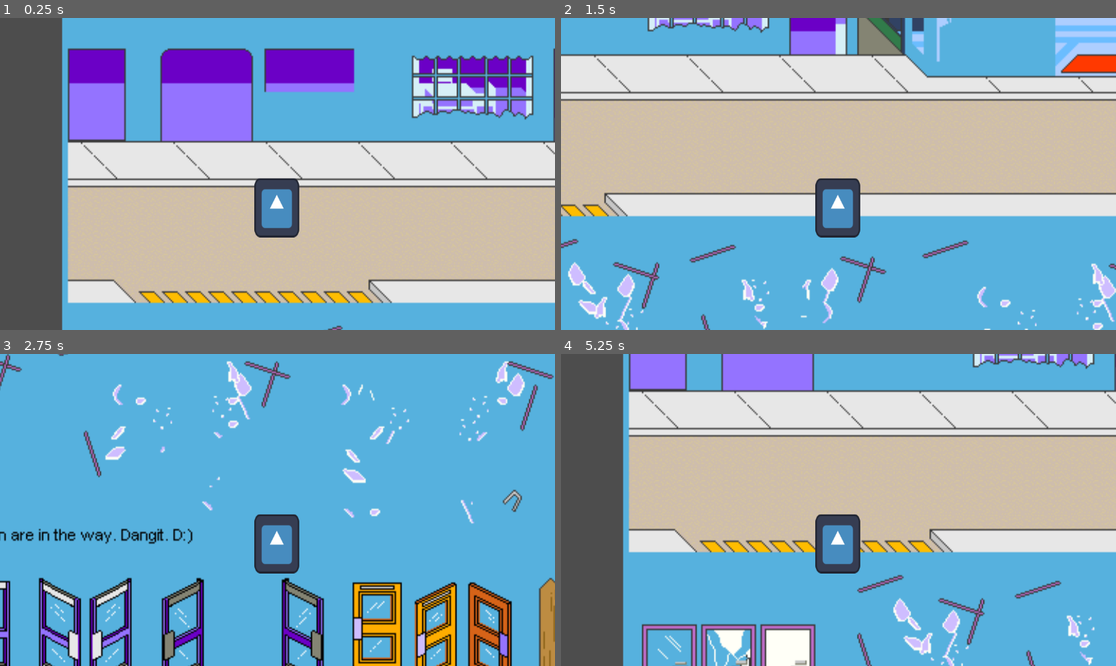
Above: before the commit, frames 1-4 (two rows, left to right).
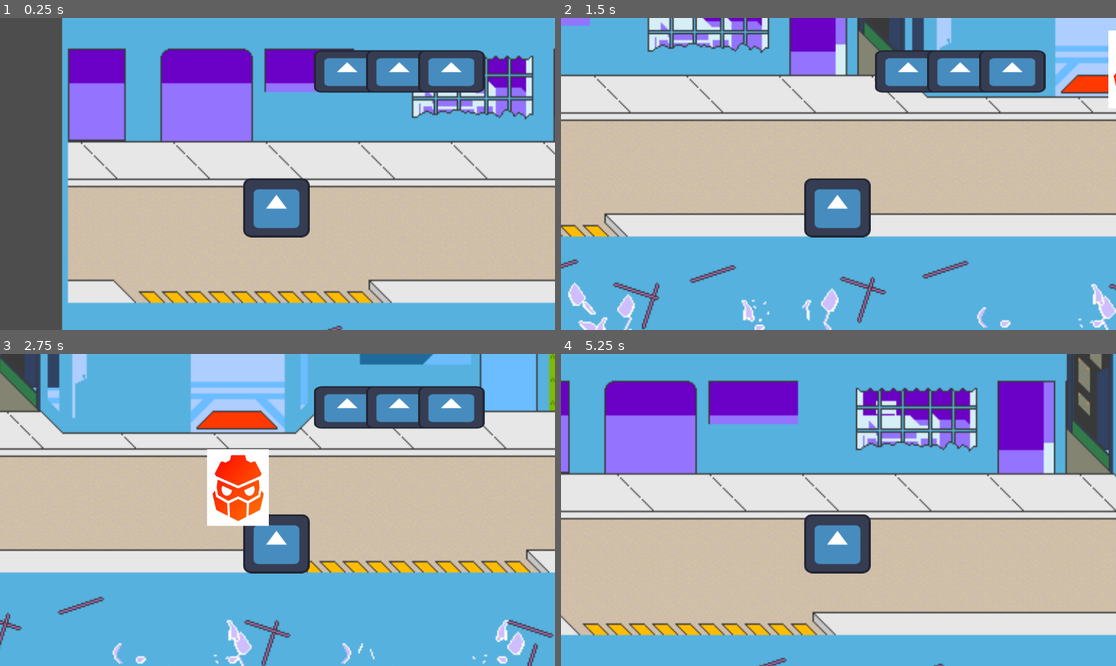
Above: after the commit, the same moments.

Repository: Franco-Pedrazzi/Chuche-proyect
Game: Godot game, scene res://mundos/mundo guiso/nivel_0.tscn
Same seed, same stepped clock (60 frames per second), same inputs: the game is played once before the commit and once after it. The project has no main scene, so this scene is started directly. The engine's default icon, where the game draws it, is replaced by a stand-in: a white triangle on a blue panel in a dark square.
Inputs:
- Up to frame 1 (0.25 s): no input
- Up to frame 2 (1.5 s): tap Enter at 0.5 s; hold Right (right) 0.53-1.28 s; hold Down (down) from 1.28 s (still down)
- Up to frame 3 (2.75 s): release Down (down) at 2.03 s; hold Right (right) from 2.03 s (still down)
- Up to frame 4 (5.25 s): release Right (right) at 2.78 s; hold Up (up) 2.78-3.53 s; hold Left (left) 3.53-5.03 s; hold Down (down) from 5.03 s (still down)

The runs differ from the first frame. In frame 1, 5.3% of the frame differs, in the area x 43-88%, y 10-71%; in frame 2, 40%; in frame 3, 72%; in frame 4, 83%, in the area x 0-100%, y 0-100%.

Commit message:
primera forma de daño y de implementacion de vida

Diff:
--- a/chuche-proyect--/evilNPC.gd
+++ b/chuche-proyect--/evilNPC.gd
@@ -1,6 +1,9 @@
 extends CharacterBody2D
+@export var type="daño"
 var jugador=null
+var jugadorAux=null
 var SPEED=2.5
+@onready var animations=$AnimationPlayer
 var move=Vector2.ZERO
 func _physics_process(delta: float) -> void:
 	if jugador!=null:
@@ -17,3 +20,16 @@
 func _on_area_2d_body_entered(body: Node2D) -> void:
 	if body!=self:
 		jugador=body
+		jugadorAux=body
+		animations.play("caminar")
+
+
+func _on_area_2d_2_body_entered(body):
+	animations.play("pegar")
+	velocity.y = move_toward(velocity.y, 0, SPEED)
+	velocity.x = move_toward(velocity.x, 0, SPEED)
+	jugador=null
+	await get_tree().create_timer(0.2).timeout
+	animations.play("default")
+	await get_tree().create_timer(0.05).timeout
+	jugador=jugadorAux
--- a/chuche-proyect--/mundos/mundo guiso/nivel_0.tscn
+++ b/chuche-proyect--/mundos/mundo guiso/nivel_0.tscn
@@ -1,8 +1,11 @@
-[gd_scene load_steps=4 format=3 uid="uid://3t484pnhsnsy"]
+[gd_scene load_steps=5 format=3 uid="uid://3t484pnhsnsy"]
 
 [ext_resource type="Texture2D" uid="uid://dnjekoa24v2cs" path="res://sprites/mundo 0/5.png" id="1_qrxap"]
 [ext_resource type="PackedScene" uid="uid://cpri1ktmj56ec" path="res://objetos/personajes/mateo.tscn" id="2_gxecd"]
 [ext_resource type="PackedScene" uid="uid://rk6tkiihhapc" path="res://objetos/personajes/evilGodottscn.tscn" id="3_gxecd"]
+
+[sub_resource type="RectangleShape2D" id="RectangleShape2D_qnqe0"]
+size = Vector2(1250.15, 3.19486)
 
 [node name="Nivel 0" type="Node2D"]
 
@@ -10,9 +13,25 @@
 position = Vector2(699, 281)
 texture = ExtResource("1_qrxap")
 
+[node name="6" type="Sprite2D" parent="."]
+position = Vector2(699, 281)
+texture = ExtResource("1_qrxap")
+
 [node name="Mateo" parent="." instance=ExtResource("2_gxecd")]
 position = Vector2(12, 333)
-scale = Vector2(0.24, 0.320002)
+scale = Vector2(0.360002, 0.320002)
 
 [node name="EvilGodot" parent="." instance=ExtResource("3_gxecd")]
 position = Vector2(535, 338)
+
+[node name="StaticBody2D" type="StaticBody2D" parent="."]
+
+[node name="CollisionShape2D" type="CollisionShape2D" parent="StaticBody2D"]
+position = Vector2(492.584, 239)
+scale = Vector2(1.00562, 25.3532)
+shape = SubResource("RectangleShape2D_qnqe0")
+
+[node name="CollisionShape2D2" type="CollisionShape2D" parent="StaticBody2D"]
+position = Vector2(490, 439.5)
+scale = Vector2(1.00562, 25.3532)
+shape = SubResource("RectangleShape2D_qnqe0")
--- a/chuche-proyect--/objetos/personajes/codigo/mateo.gd
+++ b/chuche-proyect--/objetos/personajes/codigo/mateo.gd
@@ -1,19 +1,33 @@
 extends CharacterBody2D
-
+@export var lives=3
 var SPEED=300
-
+var notStop=true
 func _physics_process(delta):
 
 	var directionX := Input.get_axis("left", "right")
-	if directionX:
+	if directionX and notStop:
 		velocity.x = directionX * SPEED
-	else:
+	elif notStop:
 		velocity.x = move_toward(velocity.x, 0, SPEED)
 
 	var directionY := Input.get_axis("up", "down")
-	if directionY:
+	if directionY and notStop:
 		velocity.y = directionY* SPEED
-	else:
+	elif notStop:
 		velocity.y = move_toward(velocity.y, 0, SPEED)
 
 	move_and_slide()
+
+
+func _on_area_2d_body_entered(body):
+	if "type" in body:
+		if body.type=="daño":
+			lives-=1
+			print(lives)
+		var direccion=body.position-position
+		direccion.x/=abs(direccion.x)
+		direccion.y/=abs(direccion.y)
+		velocity= Vector2i(direccion.x * 180*-1,direccion.y* 180*-1)
+		notStop=false
+		await get_tree().create_timer(0.25).timeout
+		notStop=true
--- a/chuche-proyect--/objetos/personajes/evilGodottscn.tscn
+++ b/chuche-proyect--/objetos/personajes/evilGodottscn.tscn
@@ -1,32 +1,101 @@
-[gd_scene load_steps=5 format=3 uid="uid://rk6tkiihhapc"]
+[gd_scene load_steps=10 format=3 uid="uid://rk6tkiihhapc"]
 
-[ext_resource type="Script" uid="uid://tu8h1mkwyruk" path="res://evilNPC.gd" id="1_i2cga"]
+[ext_resource type="Script" path="res://evilNPC.gd" id="1_i2cga"]
 [ext_resource type="Texture2D" uid="uid://b71st307vtk1v" path="res://sprites/characters/mundo 0/evil godot.jpeg" id="2_rbien"]
+
+[sub_resource type="Animation" id="Animation_8mdte"]
+resource_name = "caminar"
+loop_mode = 1
+tracks/0/type = "value"
+tracks/0/imported = false
+tracks/0/enabled = true
+tracks/0/path = NodePath("../../EvilGodot:scale")
+tracks/0/interp = 1
+tracks/0/loop_wrap = true
+tracks/0/keys = {
+"times": PackedFloat32Array(0, 0.5, 1),
+"transitions": PackedFloat32Array(1, 1, 1),
+"update": 0,
+"values": [Vector2(0.189078, 0.208987), Vector2(0.189078, 0.240098), Vector2(0.189078, 0.208987)]
+}
+
+[sub_resource type="Animation" id="Animation_iyvs0"]
+resource_name = "default"
+tracks/0/type = "value"
+tracks/0/imported = false
+tracks/0/enabled = true
+tracks/0/path = NodePath("../../EvilGodot:scale")
+tracks/0/interp = 1
+tracks/0/loop_wrap = true
+tracks/0/keys = {
+"times": PackedFloat32Array(0),
+"transitions": PackedFloat32Array(1),
+"update": 0,
+"values": [Vector2(0.189078, 0.240196)]
+}
+
+[sub_resource type="Animation" id="Animation_rjjjd"]
+resource_name = "pegar"
+length = 0.4
+loop_mode = 1
+tracks/0/type = "value"
+tracks/0/imported = false
+tracks/0/enabled = true
+tracks/0/path = NodePath("../../EvilGodot:scale")
+tracks/0/interp = 1
+tracks/0/loop_wrap = true
+tracks/0/keys = {
+"times": PackedFloat32Array(0, 0.4),
+"transitions": PackedFloat32Array(1, 1),
+"update": 0,
+"values": [Vector2(0.189078, 0.208987), Vector2(0.286253, 0.155556)]
+}
+
+[sub_resource type="AnimationLibrary" id="AnimationLibrary_psosv"]
+_data = {
+"caminar": SubResource("Animation_8mdte"),
+"default": SubResource("Animation_iyvs0"),
+"pegar": SubResource("Animation_rjjjd")
+}
 
 [sub_resource type="RectangleShape2D" id="RectangleShape2D_u5x76"]
 size = Vector2(28, 27)
 
 [sub_resource type="CircleShape2D" id="CircleShape2D_gm2mo"]
 
+[sub_resource type="RectangleShape2D" id="RectangleShape2D_oosj2"]
+size = Vector2(47, 46)
+
 [node name="EvilGodot" type="CharacterBody2D"]
 script = ExtResource("1_i2cga")
 
+[node name="AnimationPlayer" type="AnimationPlayer" parent="."]
+root_node = NodePath("../Area2D2/CollisionShape2D2")
+libraries = {
+"": SubResource("AnimationLibrary_psosv")
+}
+
 [node name="EvilGodot" type="Sprite2D" parent="."]
-position = Vector2(-1.19209e-07, 0)
-scale = Vector2(0.191489, 0.240196)
+position = Vector2(0, 4.54747e-13)
+scale = Vector2(0.189078, 0.208987)
 texture = ExtResource("2_rbien")
 
 [node name="CollisionShape2D" type="CollisionShape2D" parent="."]
-visible = false
-position = Vector2(0, 13.5)
+position = Vector2(0, 10)
 shape = SubResource("RectangleShape2D_u5x76")
 
 [node name="Area2D" type="Area2D" parent="."]
+scale = Vector2(1, 0.760001)
 
 [node name="CollisionShape2D" type="CollisionShape2D" parent="Area2D"]
-visible = false
 position = Vector2(0, 1)
 scale = Vector2(-16.3302, -20.5218)
 shape = SubResource("CircleShape2D_gm2mo")
 
+[node name="Area2D2" type="Area2D" parent="."]
+
+[node name="CollisionShape2D2" type="CollisionShape2D" parent="Area2D2"]
+shape = SubResource("RectangleShape2D_oosj2")
+
 [connection signal="body_entered" from="Area2D" to="." method="_on_area_2d_body_entered"]
+[connection signal="body_entered" from="Area2D2" to="." method="_on_area_2d_2_body_entered"]
--- a/chuche-proyect--/objetos/personajes/mateo.tscn
+++ b/chuche-proyect--/objetos/personajes/mateo.tscn
@@ -1,10 +1,11 @@
-[gd_scene load_steps=4 format=3 uid="uid://cpri1ktmj56ec"]
+[gd_scene load_steps=5 format=3 uid="uid://cpri1ktmj56ec"]
 
-[ext_resource type="Script" uid="uid://peelch2cdapf" path="res://objetos/personajes/codigo/mateo.gd" id="1_s4shh"]
+[ext_resource type="Script" path="res://objetos/personajes/codigo/mateo.gd" id="1_s4shh"]
 [ext_resource type="Texture2D" uid="uid://bwyb7hv4e7ukv" path="res://icon.svg" id="2_d5vvr"]
+[ext_resource type="Script" path="res://objetos/personajes/vidas.gd" id="3_jjldi"]
 
 [sub_resource type="RectangleShape2D" id="RectangleShape2D_iywkl"]
-size = Vector2(0, 0)
+size = Vector2(66.6667, 50.5163)
 
 [node name="Mateo" type="CharacterBody2D"]
 scale = Vector2(0.36, 0.32)
@@ -15,15 +16,28 @@
 texture = ExtResource("2_d5vvr")
 
 [node name="CollisionShape2D" type="CollisionShape2D" parent="."]
-position = Vector2(0, 24)
+position = Vector2(0, 37.5)
 shape = SubResource("RectangleShape2D_iywkl")
 
 [node name="Camera2D" type="Camera2D" parent="."]
 position = Vector2(0, -74)
 zoom = Vector2(3, 3)
 
+[node name="HBoxContainer" type="HBoxContainer" parent="."]
+offset_left = 122.222
+offset_top = -390.625
+offset_right = 514.222
+offset_bottom = -207.625
+scale = Vector2(1, 0.715973)
+script = ExtResource("3_jjldi")
+
 [node name="Area2D" type="Area2D" parent="."]
+position = Vector2(0, -3.125)
+scale = Vector2(1.62278, 3.15338)
 
 [node name="CollisionShape2D" type="CollisionShape2D" parent="Area2D"]
-position = Vector2(0, 48)
+position = Vector2(0, 2.18649)
+scale = Vector2(1, 0.776603)
 shape = SubResource("RectangleShape2D_iywkl")
+
+[connection signal="body_entered" from="Area2D" to="." method="_on_area_2d_body_entered"]
--- /dev/null
+++ b/chuche-proyect--/objetos/personajes/vidas.gd
@@ -0,0 +1,22 @@
+extends HBoxContainer
+
+var aux=0
+
+func _process(delta):
+
+	var mateo=$".."
+	var padre=$"."
+	var cord=mateo.position
+	var nroVidas=mateo.lives
+	if nroVidas!=aux:
+		aux=nroVidas
+
+		remove_child($"./vida")
+		for i in padre.get_children():
+			i.queue_free()
+
+		for i in range(nroVidas):
+			var vida = Sprite2D.new()
+			vida.texture = preload("res://icon.svg")
+			vida.position=Vector2i(cord.x+100*i,cord.y-200)
+			add_child(vida)
--- a/chuche-proyect--/project.godot
+++ b/chuche-proyect--/project.godot
@@ -11,28 +11,28 @@
 [application]
 
 config/name="Chuche proyect"
-config/features=PackedStringArray("4.4", "Forward Plus")
+config/features=PackedStringArray("4.1", "Forward Plus")
 config/icon="res://icon.svg"
 
 [input]
 
 left={
 "deadzone": 0.2,
-"events": [Object(InputEventKey,"resource_local_to_scene":fa …(174 unchanged characters)… ode":4194319,"key_label":0,"unicode":0,"location":0,"echo":false,"script":null)
+"events": [Object(InputEventKey,"resource_local_to_scene":fa …(174 unchanged characters)… ode":4194319,"key_label":0,"unicode":0,"echo":false,"script":null)
 ]
 }
 right={
 "deadzone": 0.2,
-"events": [Object(InputEventKey,"resource_local_to_scene":fa …(174 unchanged characters)… ode":4194321,"key_label":0,"unicode":0,"location":0,"echo":false,"script":null)
+"events": [Object(InputEventKey,"resource_local_to_scene":fa …(174 unchanged characters)… ode":4194321,"key_label":0,"unicode":0,"echo":false,"script":null)
 ]
 }
 up={
 "deadzone": 0.2,
-"events": [Object(InputEventKey,"resource_local_to_scene":fa …(174 unchanged characters)… ode":4194320,"key_label":0,"unicode":0,"location":0,"echo":false,"script":null)
+"events": [Object(InputEventKey,"resource_local_to_scene":fa …(174 unchanged characters)… ode":4194320,"key_label":0,"unicode":0,"echo":false,"script":null)
 ]
 }
 down={
 "deadzone": 0.2,
-"events": [Object(InputEventKey,"resource_local_to_scene":fa …(174 unchanged characters)… ode":4194322,"key_label":0,"unicode":0,"location":0,"echo":false,"script":null)
+"events": [Object(InputEventKey,"resource_local_to_scene":fa …(174 unchanged characters)… ode":4194322,"key_label":0,"unicode":0,"echo":false,"script":null)
 ]
 }
